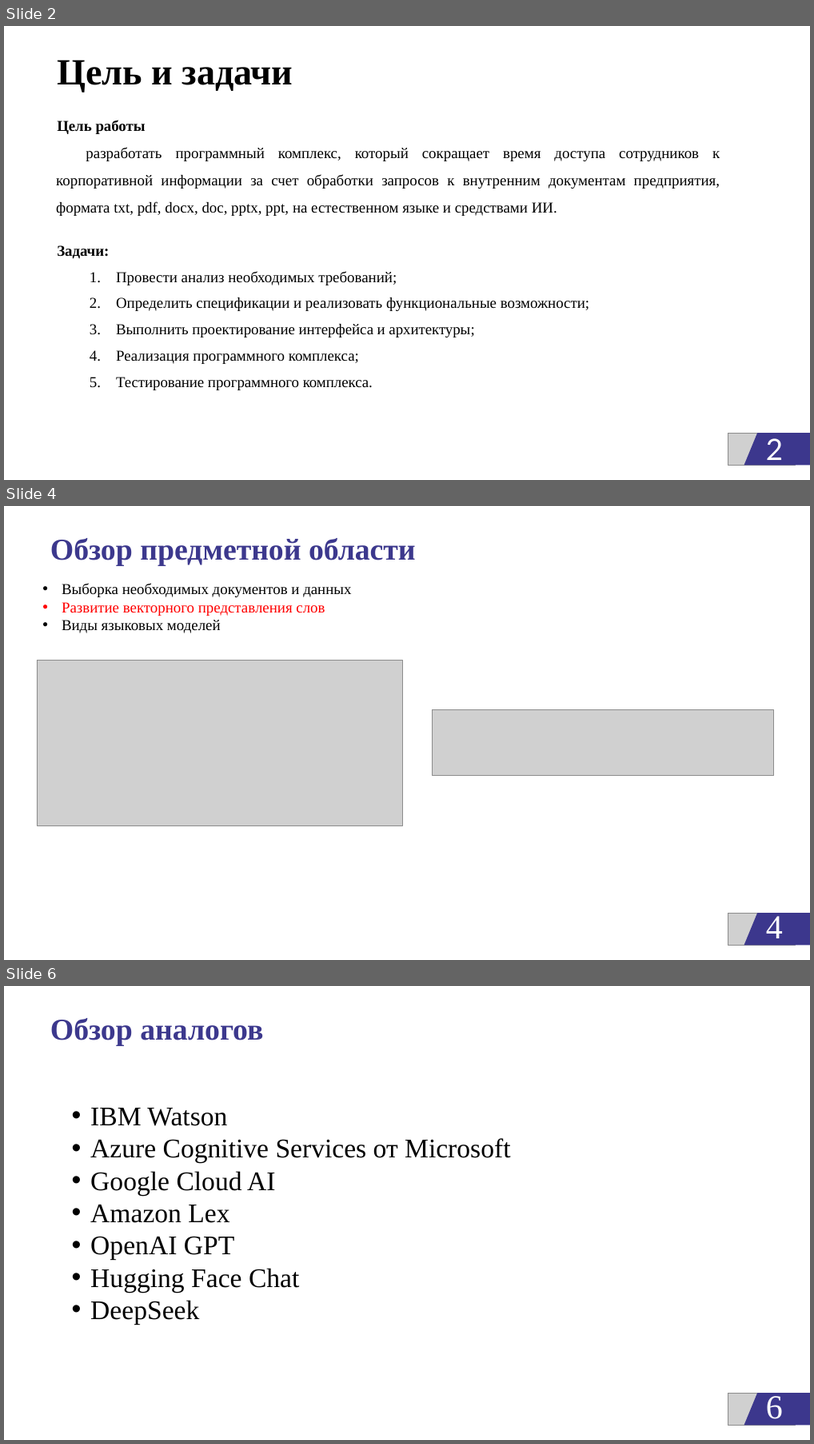
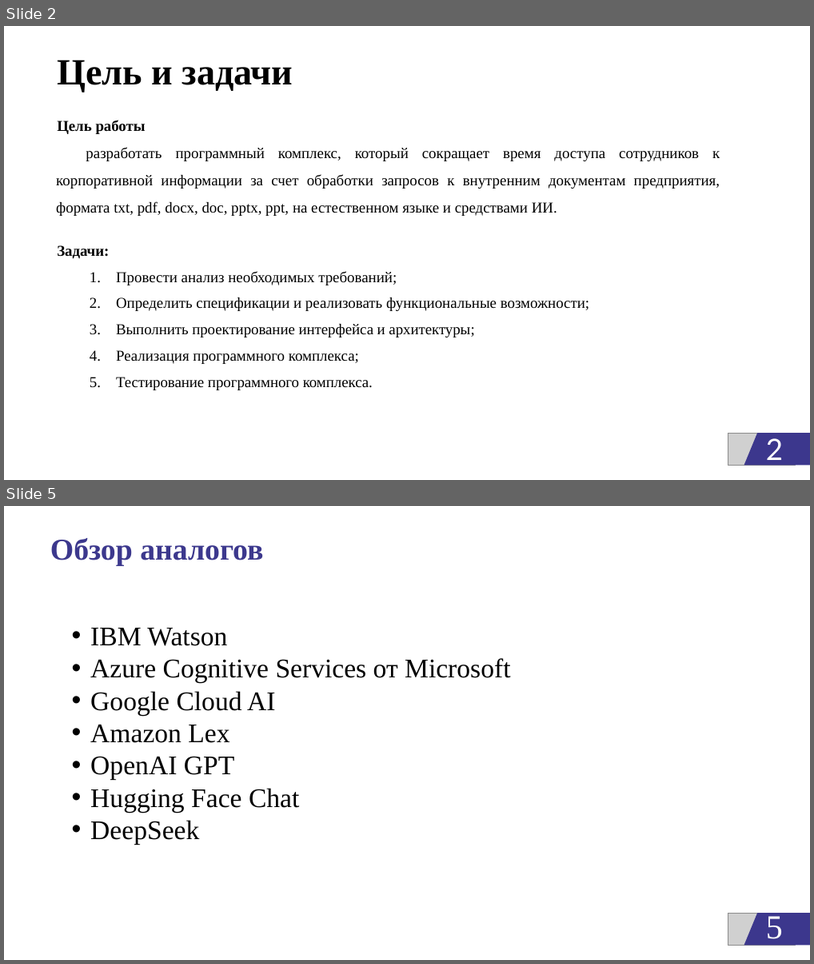
Before and after one commit to egorbeckish/Baccalaureate, a slide deck: 4 FOURTH COURSE/Semester 8/ДИПЛОМ/Отчеты/Презентация_Бекиш Е.П. 2025.pptx. Shown one above the other, each under a label of ours: slides 2, 4 and 6 before the commit, slides 2 and 5 after it; the slides between them are not shown. The pictures are 814x1444 and 814x964 pixels, drawn with LibreOffice and Linux fonts; fonts in the diff are those of the drawing; grey boxes stand for pictures; background and template pictures are left out. Boxes give left, top, right and bottom in pixels: in the first picture for what was removed or moved away, otherwise in the second. Text is boxed around its words. In the diff, an @@ line names an element or a change of style, - is before the commit and + after.

```diff
--- a/4 FOURTH COURSE/Semester 8/ДИПЛОМ/Отчеты/Презентация_Бекиш Е.П. 2025.pptx
+++ b/4 FOURTH COURSE/Semester 8/ДИПЛОМ/Отчеты/Презентация_Бекиш Е.П. 2025.pptx
@@ slide 4 removed at [4, 506, 810, 960], background #FFFFFF @@
@@ title removed at [50, 538, 416, 566] @@
-Обзор предметной области
@@ text removed at [62, 583, 351, 633] @@
-• Выборка необходимых документов и данных
-• Развитие векторного представления слов
-• Виды языковых моделей
@@ picture removed at [37, 660, 402, 825] @@
@@ picture removed at [432, 710, 774, 776] @@
@@ picture removed at [729, 912, 795, 944] @@
@@ freeform shape removed at [745, 912, 810, 944] @@
@@ page number removed at [766, 912, 783, 938] @@
-4
@@ what was slide 6 is now slide 5 @@
@@ page number at [766, 912, 783, 939]: text changed @@
-6
+5
```
Also in this commit, not shown: 3 slides changed, 6 other files.
